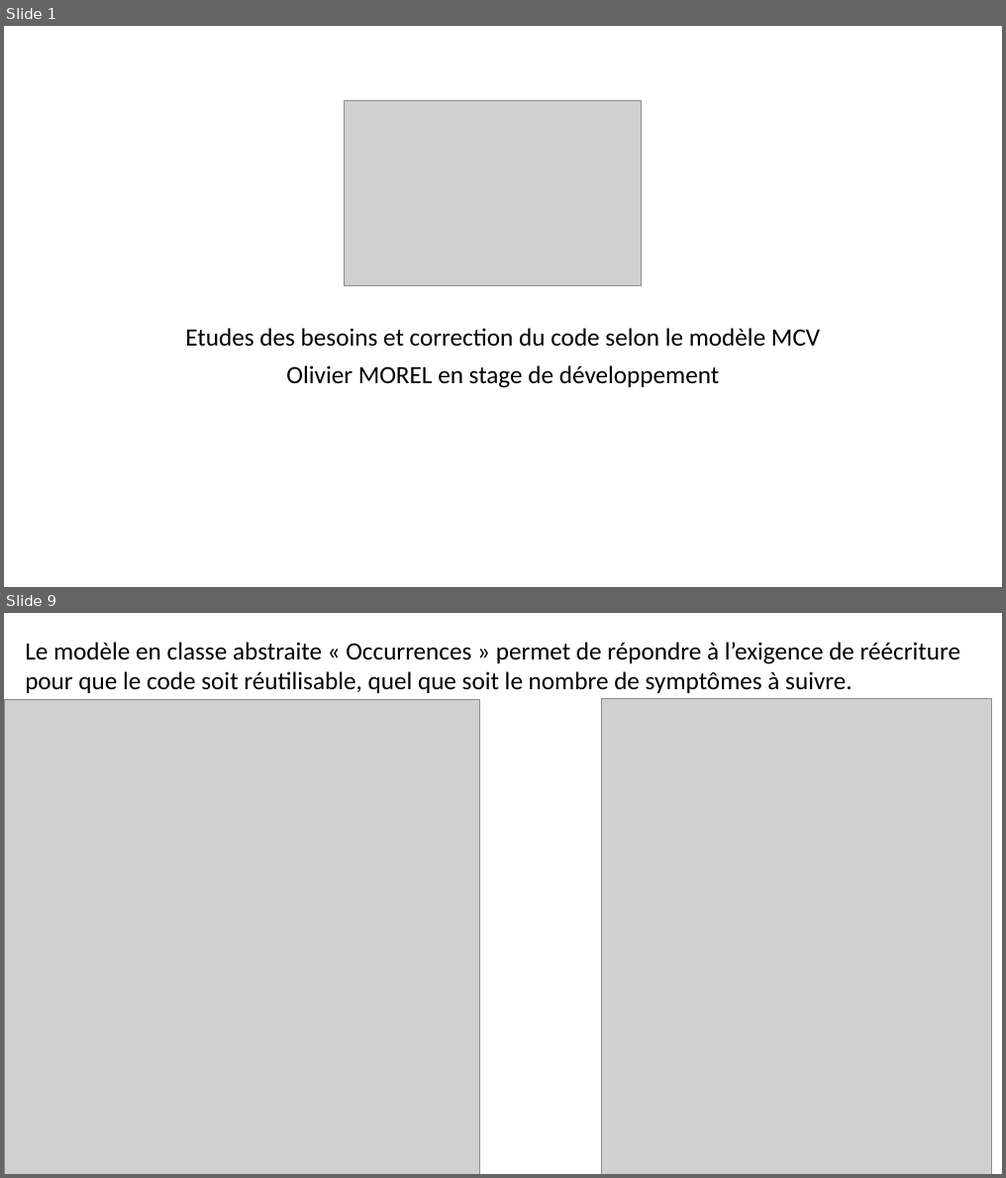
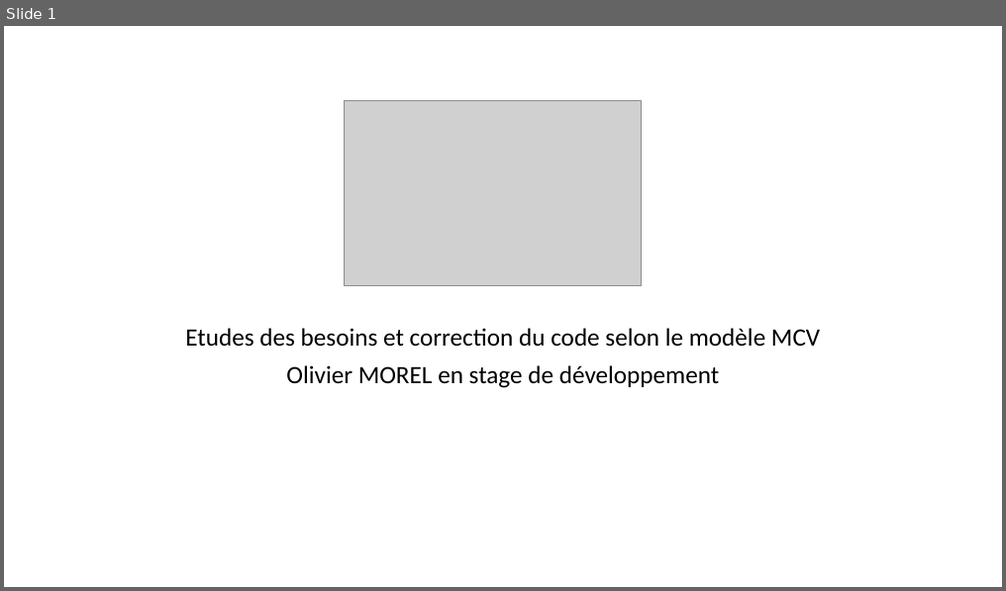
Before and after one commit to emmo78/Project_DA_Java_EN_Come_to_the_Rescue_of_a_Java_Application, a slide deck: PresentationOlivierMOREL.pptx. Shown one above the other, each under a label of ours: slides 1 and 9 before the commit, slide 1 after it; the slides between them are not shown. The pictures are 1006x1178 and 1006x591 pixels, drawn with LibreOffice and Linux fonts; fonts in the diff are those of the drawing; grey boxes stand for pictures. Boxes give left, top, right and bottom in pixels: in the first picture for what was removed or moved away, otherwise in the second. Text is boxed around its words. In the diff, an @@ line names an element or a change of style, - is before the commit and + after.

```diff
--- a/PresentationOlivierMOREL.pptx
+++ b/PresentationOlivierMOREL.pptx
@@ slide 9 removed at (x1=4, y1=613, x2=1002, y2=1174), background #FFFFFF @@
@@ text removed at (x1=25, y1=642, x2=960, y2=693) @@
-Le modèle en classe abstraite « Occurrences » permet de répondre à l’exigence de réécriture
-pour que le code soit réutilisable, quel que soit le nombre de symptômes à suivre.
@@ picture removed at (x1=4, y1=699, x2=479, y2=1174) @@
@@ picture removed at (x1=601, y1=698, x2=992, y2=1174) @@
```
Also in this commit, not shown: 5 slides changed, 6 slides added, 5 other slides removed.
